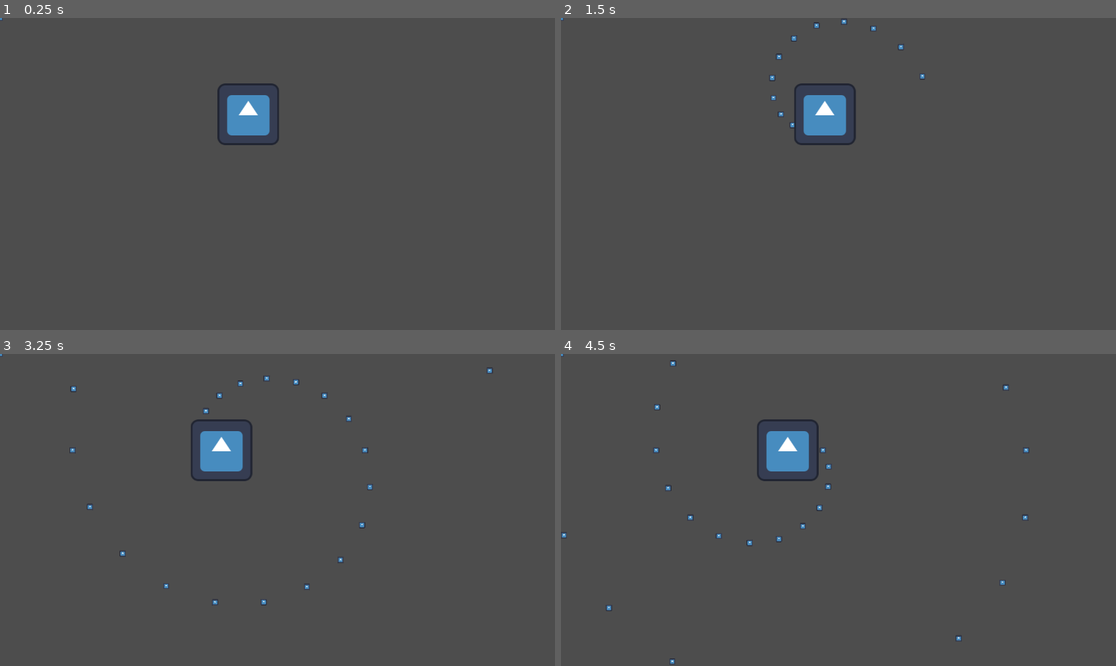
Above: before the commit, frames 1-4 (two rows, left to right).
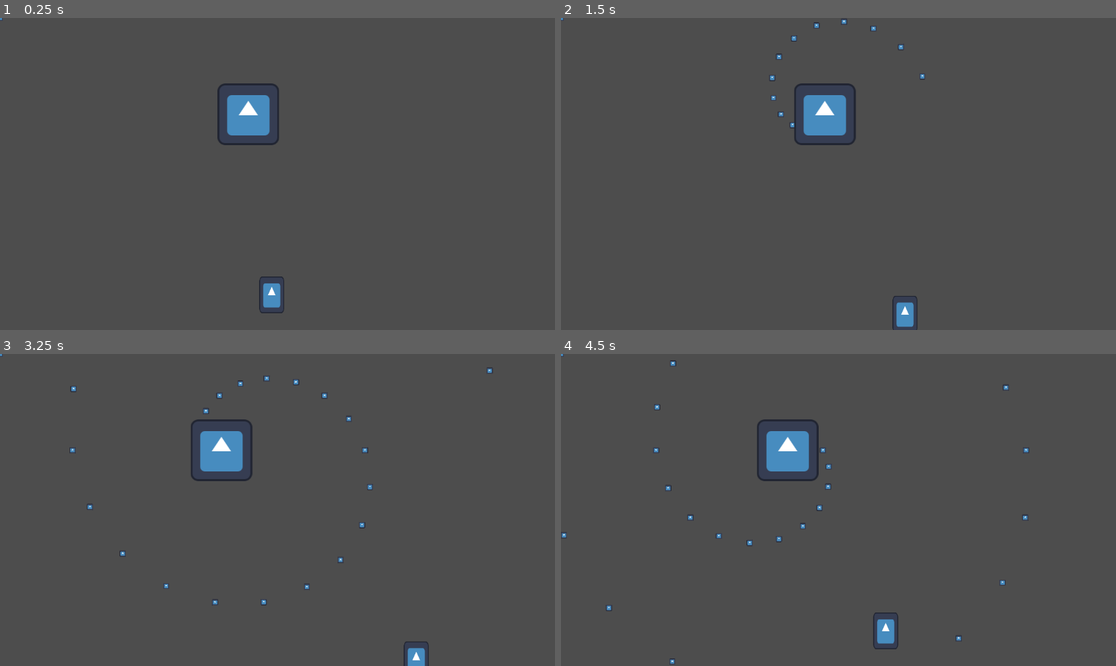
Above: after the commit, the same moments.

Repository: AustereTriceratops/BulletHellEngine
Game: Godot game, scene res://levels/level.tscn
Two runs of this game, one before a commit and one after it. Both use one fixed random seed, a clock stepped at 60 frames per second and the inputs below. The engine's default icon, where the game draws it, is replaced by a stand-in: a white triangle on a blue panel in a dark square.
Inputs:
- Up to frame 1 (0.25 s): no input
- Up to frame 2 (1.5 s): hold D (player_right, bound only after the commit) 0.53-1.28 s; hold S (player_down, bound only after the commit) from 1.28 s (still down)
- Up to frame 3 (3.25 s): release S (player_down, bound only after the commit) at 2.03 s; hold D (player_right, bound only after the commit) 2.03-2.78 s; hold W (player_up, bound only after the commit) from 2.78 s (still down)
- Up to frame 4 (4.5 s): release W (player_up, bound only after the commit) at 3.53 s; hold A (player_left, bound only after the commit) from 3.53 s (still down)

The runs differ from the first frame. In frame 1, 0.3% of the frame differs, in the area x 46-52%, y 82-95%; in frame 2, 0.3%; in frame 3, 0.2%; in frame 4, 0.3%, in the area x 56-61%, y 82-95%.

Commit message:
player added w/ basic movement

Diff:
--- a/bullets/Bullet.tscn
+++ b/bullets/Bullet.tscn
@@ -7,6 +7,7 @@
 
 [node name="Bullet" type="RigidBody2D"]
 collision_layer = 2
+collision_mask = 0
 gravity_scale = 2.66454e-15
 script = ExtResource("1_gdrkw")
 
--- a/levels/level.tscn
+++ b/levels/level.tscn
@@ -1,7 +1,8 @@
-[gd_scene load_steps=3 format=3 uid="uid://cwy74via8ycqp"]
+[gd_scene load_steps=4 format=3 uid="uid://cwy74via8ycqp"]
 
 [ext_resource type="Script" path="res://levels/level.gd" id="1_2twt2"]
 [ext_resource type="PackedScene" uid="uid://detv1axhdgtlh" path="res://bullets/Bullet.tscn" id="2_3u8gd"]
+[ext_resource type="PackedScene" uid="uid://gnsp8mu4u6ch" path="res://player/Player.tscn" id="3_wkmk4"]
 
 [node name="Level" type="Node2D"]
 script = ExtResource("1_2twt2")
@@ -11,3 +12,6 @@
 [node name="EnemyBullets" type="Node" parent="Enemies"]
 
 [node name="Bullet" parent="Enemies/EnemyBullets" instance=ExtResource("2_3u8gd")]
+
+[node name="Player" parent="." instance=ExtResource("3_wkmk4")]
+position = Vector2(564, 575)
--- /dev/null
+++ b/player/Player.tscn
@@ -0,0 +1,18 @@
+[gd_scene load_steps=4 format=3 uid="uid://gnsp8mu4u6ch"]
+
+[ext_resource type="Texture2D" uid="uid://phncr5l0b23n" path="res://icon.svg" id="1_eaysy"]
+[ext_resource type="Script" path="res://player/player.gd" id="1_xof36"]
+
+[sub_resource type="CircleShape2D" id="CircleShape2D_kambq"]
+radius = 20.2237
+
+[node name="Player" type="Area2D"]
+collision_mask = 2
+script = ExtResource("1_xof36")
+
+[node name="Sprite2D" type="Sprite2D" parent="."]
+scale = Vector2(0.4, 0.6)
+texture = ExtResource("1_eaysy")
+
+[node name="CollisionShape2D" type="CollisionShape2D" parent="."]
+shape = SubResource("CircleShape2D_kambq")
--- /dev/null
+++ b/player/player.gd
@@ -0,0 +1,17 @@
+extends Area2D
+
+var speed = 200
+
+# ========================
+# ===== NODE METHODS =====
+# ========================
+
+func _process(delta):
+	if Input.is_action_pressed('player_left'):
+		position.x -= speed * delta
+	if Input.is_action_pressed('player_right'):
+		position.x += speed * delta
+	if Input.is_action_pressed('player_up'):
+		position.y -= speed * delta
+	if Input.is_action_pressed('player_down'):
+		position.y += speed * delta
--- a/project.godot
+++ b/project.godot
@@ -15,10 +15,40 @@
 config/features=PackedStringArray("4.1", "GL Compatibility")
 config/icon="res://icon.svg"
 
+[input]
+
+ui_left={
+"deadzone": 0.5,
+"events": [Object(InputEventKey,"resource_local_to_scene":false,"resource_name":"","device":0,"window_id":0,"alt_pressed":false,"shift_pressed":false,"ctrl_pressed":false,"meta_pressed":false,"pressed":false,"keycode":4194319,"physical_keycode":0,"key_label":0,"unicode":0,"echo":false,"script":null)
+, Object(InputEventJoypadButton,"resource_local_to_scene":false,"resource_name":"","device":0,"button_index":13,"pressure":0.0,"pressed":false,"script":null)
+, Object(InputEventJoypadMotion,"resource_local_to_scene":false,"resource_name":"","device":0,"axis":0,"axis_value":-1.0,"script":null)
+, null]
+}
+player_left={
+"deadzone": 0.5,
+"events": [Object(InputEventKey,"resource_local_to_scene":false,"resource_name":"","device":-1,"window_id":0,"alt_pressed":false,"shift_pressed":false,"ctrl_pressed":false,"meta_pressed":false,"pressed":false,"keycode":0,"physical_keycode":65,"key_label":0,"unicode":97,"echo":false,"script":null)
+]
+}
+player_right={
+"deadzone": 0.5,
+"events": [Object(InputEventKey,"resource_local_to_scene":false,"resource_name":"","device":-1,"window_id":0,"alt_pressed":false,"shift_pressed":false,"ctrl_pressed":false,"meta_pressed":false,"pressed":false,"keycode":0,"physical_keycode":68,"key_label":0,"unicode":100,"echo":false,"script":null)
+]
+}
+player_up={
+"deadzone": 0.5,
+"events": [Object(InputEventKey,"resource_local_to_scene":false,"resource_name":"","device":-1,"window_id":0,"alt_pressed":false,"shift_pressed":false,"ctrl_pressed":false,"meta_pressed":false,"pressed":false,"keycode":0,"physical_keycode":87,"key_label":0,"unicode":119,"echo":false,"script":null)
+]
+}
+player_down={
+"deadzone": 0.5,
+"events": [Object(InputEventKey,"resource_local_to_scene":false,"resource_name":"","device":-1,"window_id":0,"alt_pressed":false,"shift_pressed":false,"ctrl_pressed":false,"meta_pressed":false,"pressed":false,"keycode":0,"physical_keycode":83,"key_label":0,"unicode":115,"echo":false,"script":null)
+]
+}
+
 [layer_names]
 
 2d_physics/layer_1="Player"
-2d_physics/layer_2="Billets"
+2d_physics/layer_2="Bullets"
 
 [rendering]
 
